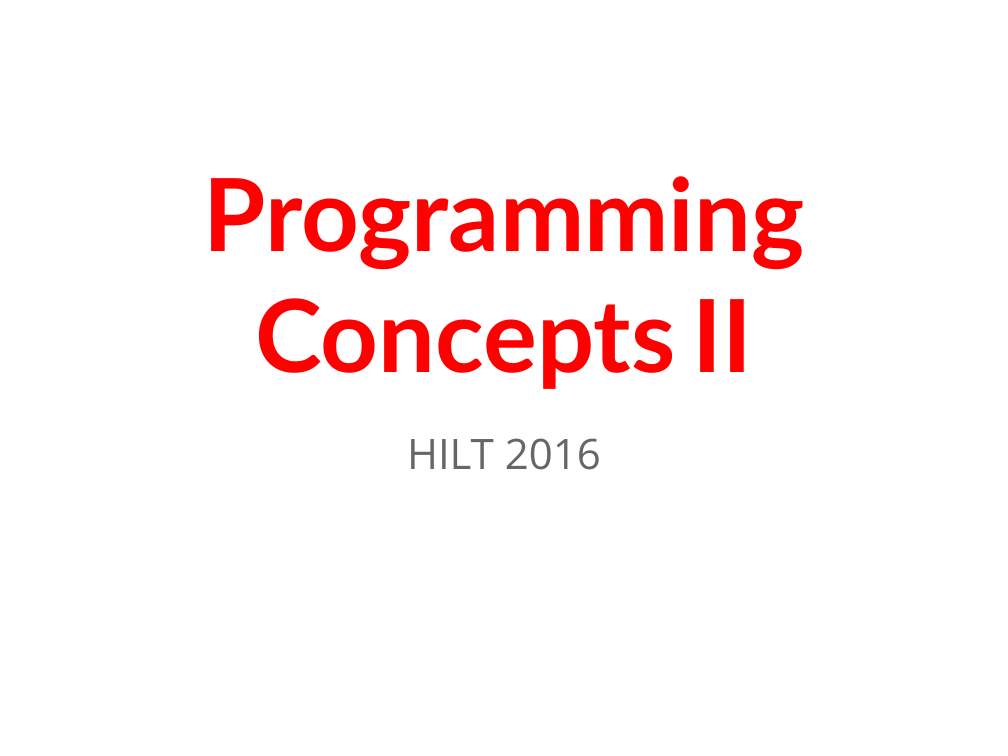
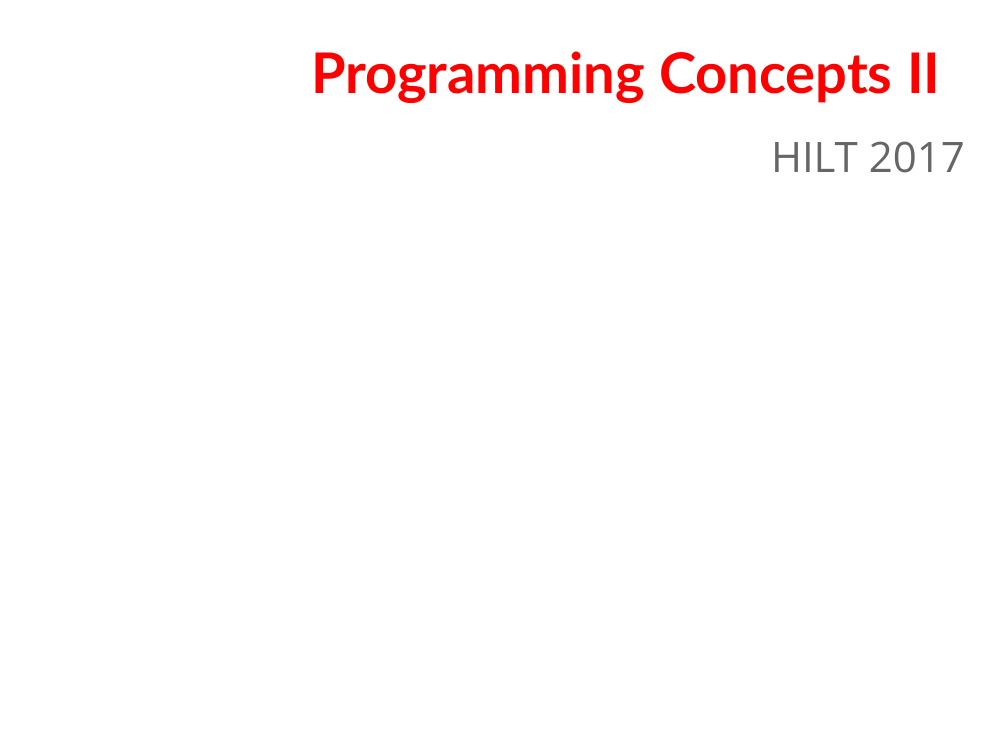
Before and after one commit to humanitiesprogramming/slides, a slide deck: slide 1 of 2017/python/Python Programming Concepts II.pptx. Drawn at 1008x756 pixels with LibreOffice and Linux fonts; fonts in the diff are those of the drawing; background and template pictures are left out. Boxes give left, top, right and bottom in pixels: in the first picture for what was removed or moved away, otherwise in the second. Text is boxed around its words. In the diff, an @@ line names an element or a change of style, - is before the commit and + after.

Commit message:
Update concepts with Tony

```diff
--- a/2017/python/Python Programming Concepts II.pptx
+++ b/2017/python/Python Programming Concepts II.pptx
@@ title "Programming Concepts II": place and size @@
-title "Programming Concepts II" at bbox=[203, 176, 804, 389]
+title "Programming Concepts II" at bbox=[311, 51, 940, 103]
@@ title "Programming Concepts II" at bbox=[311, 51, 940, 103]: size 72 to 40 pt @@
@@ subtitle at bbox=[771, 141, 965, 173]: text changed @@
-HILT 2016
+HILT 2017
```
Also in this commit, not shown: 18 other slides changed, 1 other file.
